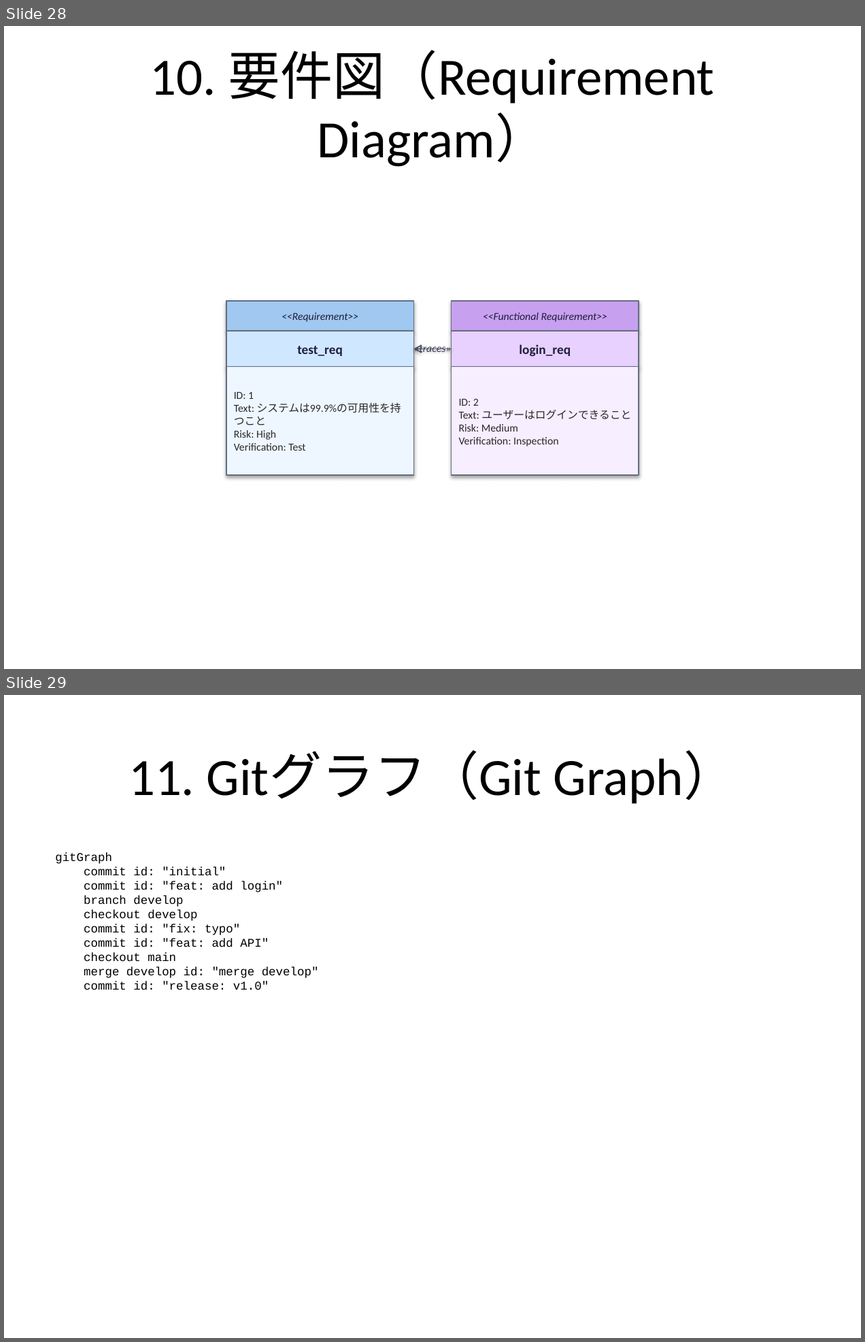
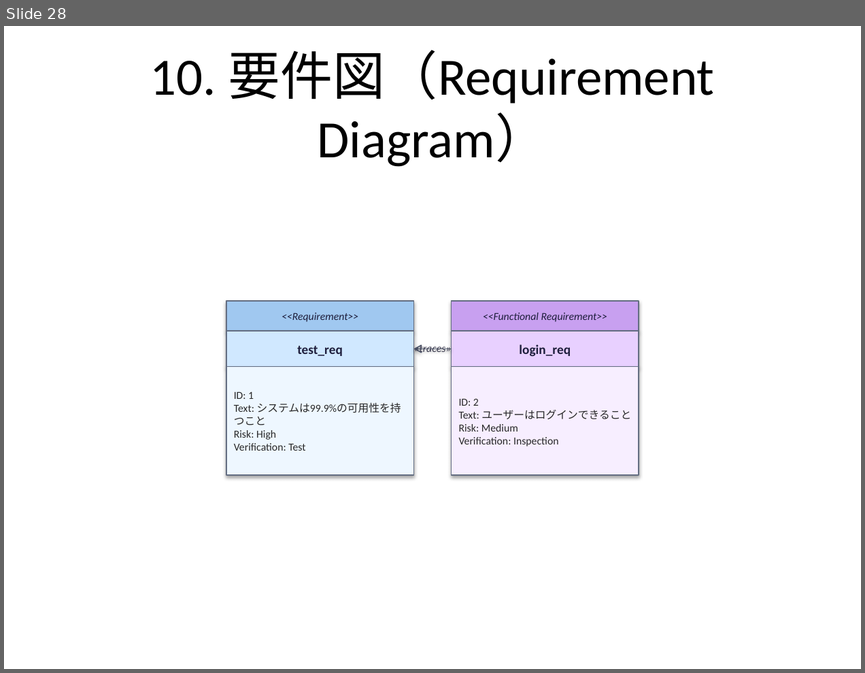
Before and after one commit to notfolder/qmd_to_pptx, a slide deck: demo_full.pptx. Shown one above the other, each under a label of ours: slides 28 and 29 before the commit, slide 28 after it. The pictures are 865x1342 and 865x673 pixels, drawn with LibreOffice and Linux fonts; fonts in the diff are those of the drawing. Boxes give left, top, right and bottom in pixels: in the first picture for what was removed or moved away, otherwise in the second. Text is boxed around its words. In the diff, an @@ line names an element or a change of style, - is before the commit and + after.

Commit message:
Add Git Graph support with parser and renderer
- Implemented `parse_gitgraph` function to parse Mermaid gitGraph syntax.
- Created `GitGraphRenderer` class to render git graphs onto PPTX slides.
- Updated `MermaidRenderer` to handle gitGraph rendering.
- Added comprehensive tests for gitGraph parsing and rendering, covering various scenarios including commit types, branches, merges, and cherry-picks.
- Enhanced demo documentation with multiple examples of gitGraph usage.

```diff
--- a/demo_full.pptx
+++ b/demo_full.pptx
@@ slide 29 removed at [4, 695, 861, 1338], background #FFFFFF @@
@@ title removed at [128, 751, 736, 804] @@
-11. Gitグラフ（Git Graph）
@@ text removed at [55, 853, 319, 990] @@
-gitGraph
-commit id: "initial"
-commit id: "feat: add login"
-branch develop
-checkout develop
-commit id: "fix: typo"
-commit id: "feat: add API"
-checkout main
-merge develop id: "merge develop"
-commit id: "release: v1.0"
```
Also in this commit, not shown: 1 slide changed, 6 slides added, 5 other files.
